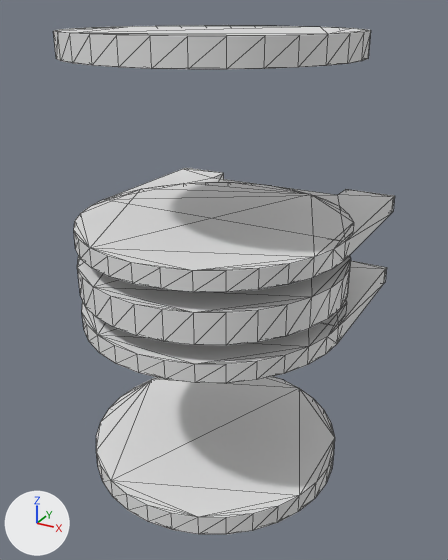
The OBJ model cosmodrone/assets/station-parts/generated/silo_8_frame.obj, before and after one commit.
The view is the same before and after, from a 50 mm lens placed at (0.682, -1.193, 0.567), pointed at (0.014, 0.021, -0.04). Every picture has the same lights, and +X, +Y and +Z are marked at lower left. Mesh edges are drawn as thin lines. Where no turn or scale is listed for an object, it has been applied to the vertices.

The scene before the commit, as lines of its bpy script (objects in view):
```python
me_silo_8_frame_cylinder_011 = bpy.data.meshes.new('Silo_8_Frame_Cylinder.011')
me_silo_8_frame_cylinder_011.from_pydata(...)  # 352 vertices, 692 faces; spans x -0.318..0.318, y -0.318..0.384, z -0.525..0.525
ob_silo_8_frame_cylinder_011 = bpy.data.objects.new('Silo_8_Frame_Cylinder.011', me_silo_8_frame_cylinder_011)
ob_silo_8_frame_cylinder_011.location = (0.0, 0.0, 0.0)
```
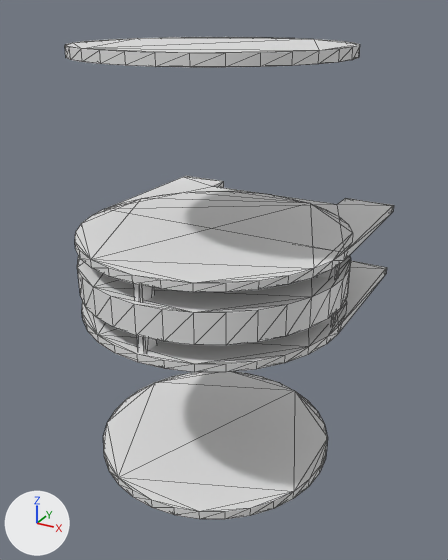
Edits to the scene script, one JSON object a line:
```json
{"block": "me_silo_8_frame_cylinder_011", "where": "# used by ob_silo_8_frame_cylinder_011; location = (0.0, 0.0, 0.0)"}
{"op": "remove", "block": "me_silo_8_frame_cylinder_011", "code": "me_silo_8_frame_cylinder_011.from_pydata(...)  # 352 vertices, 692 faces; spans x -0.318..0.318, y -0.318..0.384, z -0.525..0.525"}
{"op": "add", "block": "me_silo_8_frame_cylinder_011", "code": "me_silo_8_frame_cylinder_011.from_pydata(...)  # 388 vertices, 752 faces; spans x -0.318..0.318, y -0.318..0.384, z -0.498..0.499"}
{"block": "me_silo_8_frame_cylinder_011", "change": "me_silo_8_frame_cylinder_011 part 1"}
{"block": "me_silo_8_frame_cylinder_011", "change": "31 faces are deleted"}
{"block": "me_silo_8_frame_cylinder_011", "change": "64 vertices move from x -0.318..0.318, y -0.318..0.318, z 0.475..0.525 to x -0.299..0.299, y -0.299..0.299, z 0.476..0.499"}
{"block": "me_silo_8_frame_cylinder_011", "change": "31 new faces join them"}
{"block": "me_silo_8_frame_cylinder_011", "change": "me_silo_8_frame_cylinder_011 part 2"}
{"block": "me_silo_8_frame_cylinder_011", "change": "40 vertices in x -0.318..0.318, y -0.318..0.384, z 0.122 move by (0.0, 0.0, -0.025)"}
{"block": "me_silo_8_frame_cylinder_011", "change": "40 vertices in x -0.318..0.318, y -0.318..0.384, z -0.122 move by (0.0, 0.0, 0.025)"}
{"block": "me_silo_8_frame_cylinder_011", "change": "18 vertices are added at x -0.305..0.305, y -0.305..0.011, z -0.089"}
{"block": "me_silo_8_frame_cylinder_011", "change": "18 new vertices lie (0.0, 0.0, 0.178) away from vertices in x -0.305..0.305, y -0.305..0.011, z -0.089"}
{"block": "me_silo_8_frame_cylinder_011", "change": "60 new faces join them"}
{"block": "me_silo_8_frame_cylinder_011", "change": "me_silo_8_frame_cylinder_011 part 3"}
{"block": "me_silo_8_frame_cylinder_011", "change": "24 faces are deleted"}
{"block": "me_silo_8_frame_cylinder_011", "change": "64 vertices move from x -0.318..0.318, y -0.318..0.318, z -0.525..-0.475 to x -0.299..0.299, y -0.299..0.299, z -0.498..-0.477"}
{"block": "me_silo_8_frame_cylinder_011", "change": "24 new faces join them"}
```

Location of each change, [x1, y1, x2, y2] in pixels of the pictures (448 x 560 px; the box of a moved part takes in the faces that stretch with it):
```json
{"object": "Silo_8_Frame_Cylinder.011", "change": "reshaped", "before": [53, 25, 395, 534], "after": [65, 37, 394, 519]}
{"part": 1, "of": "me_silo_8_frame_cylinder_011", "change": "moved or reshaped", "before": [53, 25, 371, 69], "after": [65, 37, 360, 67]}
{"part": 2, "of": "me_silo_8_frame_cylinder_011", "change": "built on", "before": [74, 168, 395, 383], "after": [75, 176, 394, 372]}
{"part": 3, "of": "me_silo_8_frame_cylinder_011", "change": "moved or reshaped", "before": [96, 376, 335, 534], "after": [103, 372, 328, 519]}
```
